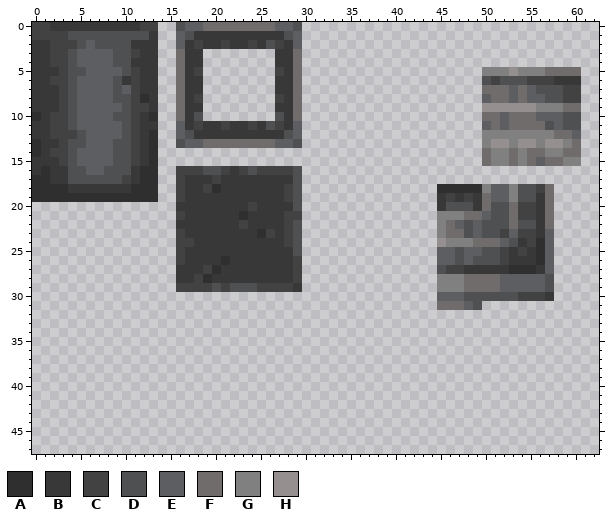
A pixel-art sprite gets an edit: src/assets/gauntlet/textures/decoration/trash/ornate_trashcan_inner.png. That is the earlier state.
The file is 64x64 pixels. Shown: x 0..62, y 0..47.
Palette (. is transparent): A #2f2f2f  B #383838  C #424242  D #4f5052  E #5c5e62  F #706c6b  G #808080  H #95908f
Pixels before (only the part around the change), first column x 0:
21 ................CBBBBBBABBB
22 ................BBBBBBBCBBB
23 ................CBBBBBBBBAC
24 ................CCBBBBBBBBB
25 ................CBBBBBBBBBB
26 ................CBBBBABBBBB
27 ................BBBCABBBBBB
28 ................BBCABBBBBBB
29 ................CCCCDCDDDCC
30 ...........................
31 ...........................
32 ...........................
33 ...........................
34 ...........................
35 ...........................
36 ...........................
37 ...........................
38 ...........................
39 ...........................
40 ...........................
41 ...........................
42 ...........................
43 ...........................
44 ...........................
45 ...........................
46 ...........................
47 ...........................
After:
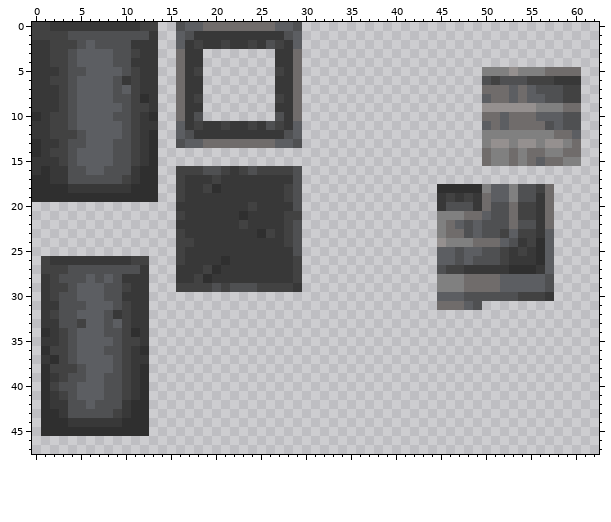
The exact change:
Changed rows in their new state; - is an unchanged pixel.
first column x 1:
26 CBBBBBBBBBCC
27 CCCDDDDDDDDB
28 BCDDDEDEDBBB
29 BCCDEEEDDCBB
30 BCDDEEEDDBBB
31 BBDDDEEEDCBB
32 BCDDEEEDBCBB
33 BBDDCEEDECBB
34 ABCDEEEDDCAB
35 BBCDEEEEDCCB
36 ACCDEEEDDCBA
37 BACDEEEEDCBB
38 ACCCDEEEDCBA
39 ABCDDEEDDCBA
40 ACDDEEEDDCBA
41 ABCDEEEDDCBA
42 ABBDDEDDDBAA
43 AABDDDDDCBAA
44 AAABBBBBBAAA
45 AAAAAAAAAAAA
Changed places in both pictures, as pixel boxes (x1, y1, x2, y2):
added: (41, 256, 149, 436)
